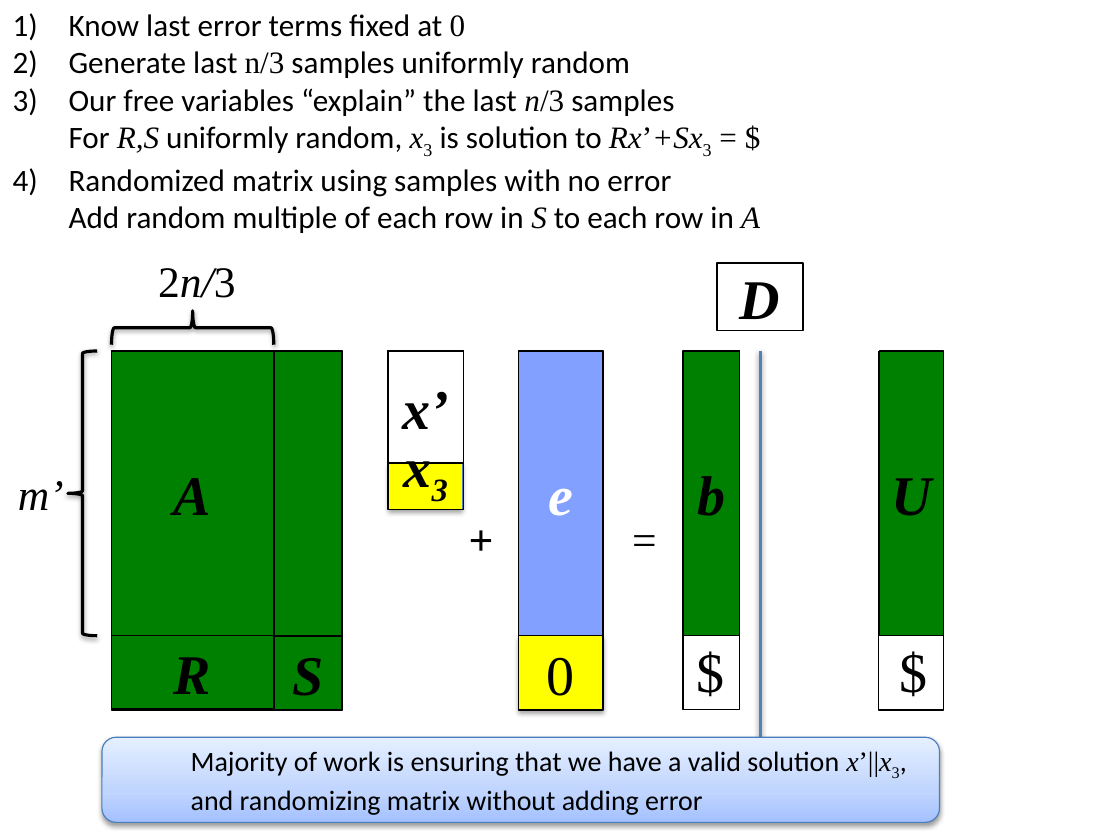
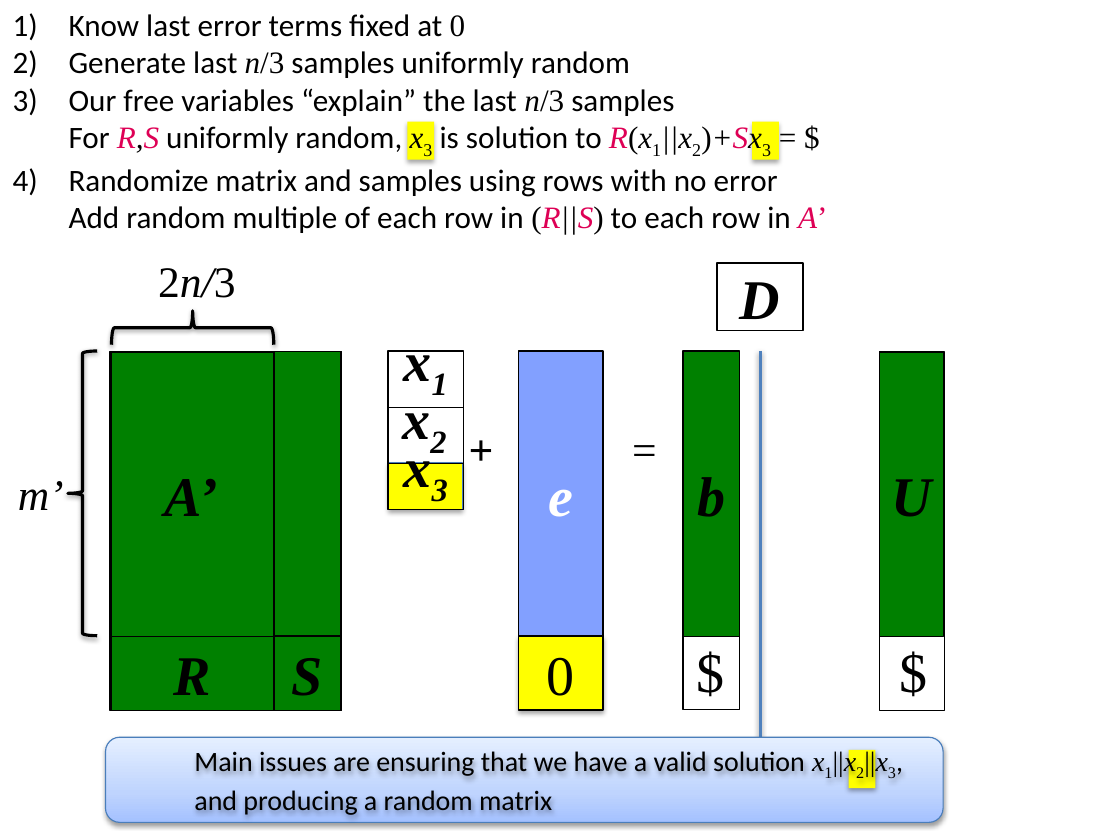
Before and after one commit to xianruimeng/comp-fuzzy-ext, a slide deck: slide 43 of ComputationalFuzzyExtractors.pptx. Drawn at 1120x840 pixels with LibreOffice and Linux fonts; fonts in the diff are those of the drawing. Boxes give left, top, right and bottom in pixels: in the first picture for what was removed or moved away, otherwise in the second. Text is boxed around its words. In the diff, an @@ line names an element or a change of style, - is before the commit and + after.

```diff
--- a/ComputationalFuzzyExtractors.pptx
+++ b/ComputationalFuzzyExtractors.pptx
@@ text at [69,51,630,78]: italic on in "n/3" @@
@@ text at [69,126,827,234]: text changed @@
-  For R,S uniformly random, x3 is solution to Rx’+Sx3 = $
-4) Randomized matrix using samples with no error
-Add random multiple of each row in S to each row in A
+  For R,S uniformly random, x3 is solution to R(x1||x2)+Sx3 = $
+4) Randomize matrix and samples using rows with no error
+Add random multiple of each row in (R||S) to each row in A’
@@ rectangle added at [408,122,435,160], fill #FFFF00 @@
@@ rectangle added at [753,122,780,160], fill #FFFF00 @@
@@ text added at [389,336,464,392], 36 pt, text #000000, bold, italic @@
+x1
@@ rectangle added at [389,352,464,408], outline #000000 1 pt @@
@@ text "x2": place and size @@
-text "x2" at [389,352,464,464]
+text "x2" at [386,393,461,449]
@@ text "x2" at [386,393,461,449]: outline #000000 1 pt to none @@
@@ rectangle added at [389,408,464,464], outline #000000 1 pt @@
@@ text at [402,391,449,429]: text changed @@
-x’
+x2
@@ text "+": place and size @@
-text "+" at [457,506,505,570]
+text "+" at [457,417,505,480]
@@ text "=": place and size @@
-text "=" at [620,506,669,570]
+text "=" at [620,417,669,480]
@@ text in rectangle at [165,479,221,516]: text changed @@
-A
+A’
@@ rounded rectangle added at [102,737,940,822], 18 pt, text #000000 @@
+  Main issues are ensuring that we have a valid solution x1||x2||x3,
+  and producing a random matrix
@@ text in rounded rectangle at [191,751,891,815]: text removed @@
-  Majority of work is ensuring that we have a valid solution x’||x3,
-  and randomizing matrix without adding error
@@ rectangle added at [849,750,876,788], fill #FFFF00 @@
```
Also in this commit, not shown: 23 other slides changed.
